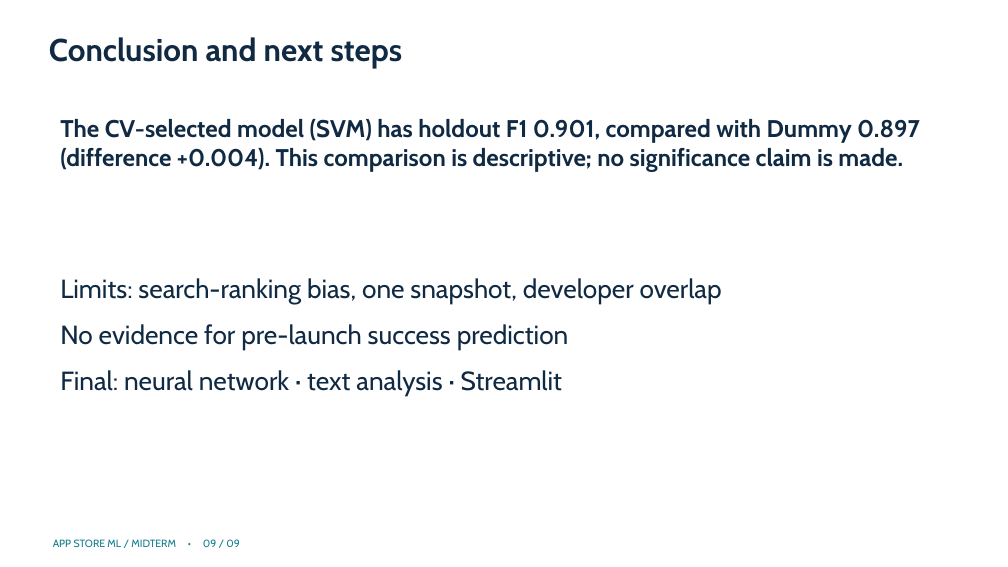
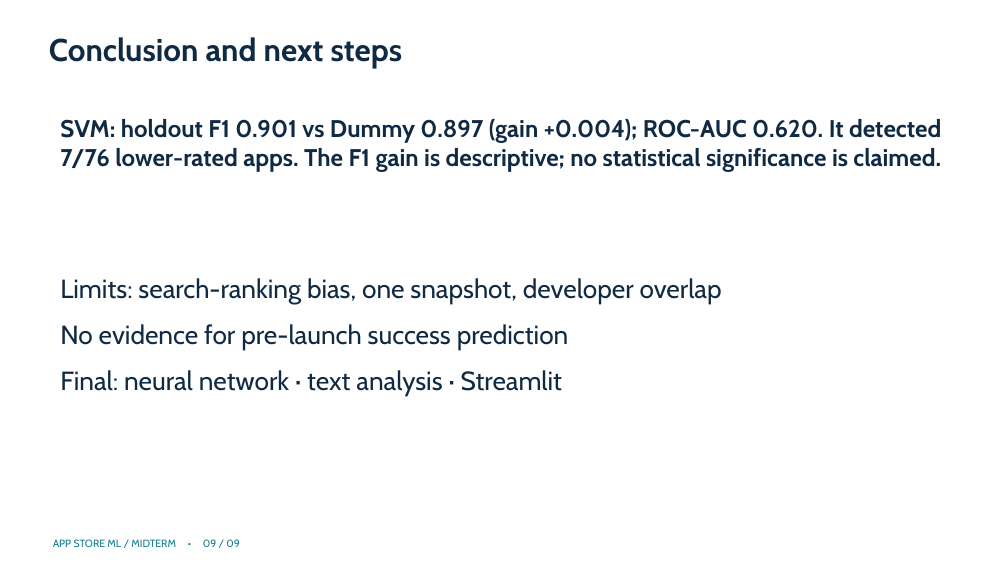
Before and after one commit to Nura007/itune_ml, a slide deck: slide 9 of outputs/midterm.pptx. Drawn at 1008x567 pixels with LibreOffice and Linux fonts; fonts in the diff are those of the drawing. Boxes give left, top, right and bottom in pixels: in the first picture for what was removed or moved away, otherwise in the second. Text is boxed around its words. In the diff, an @@ line names an element or a change of style, - is before the commit and + after.

```diff
--- a/outputs/midterm.pptx
+++ b/outputs/midterm.pptx
@@ text at bbox=[60, 119, 941, 172]: text changed @@
-The CV-selected model (SVM) has holdout F1 0.901, compared with Dummy 0.897 (difference +0.004). This comparison is descriptive; no significance claim is made.
+SVM: holdout F1 0.901 vs Dummy 0.897 (gain +0.004); ROC-AUC 0.620. It detected 7/76 lower-rated apps. The F1 gain is descriptive; no statistical significance is claimed.
```
Also in this commit, not shown: 3 other slides changed, 5 other files.
